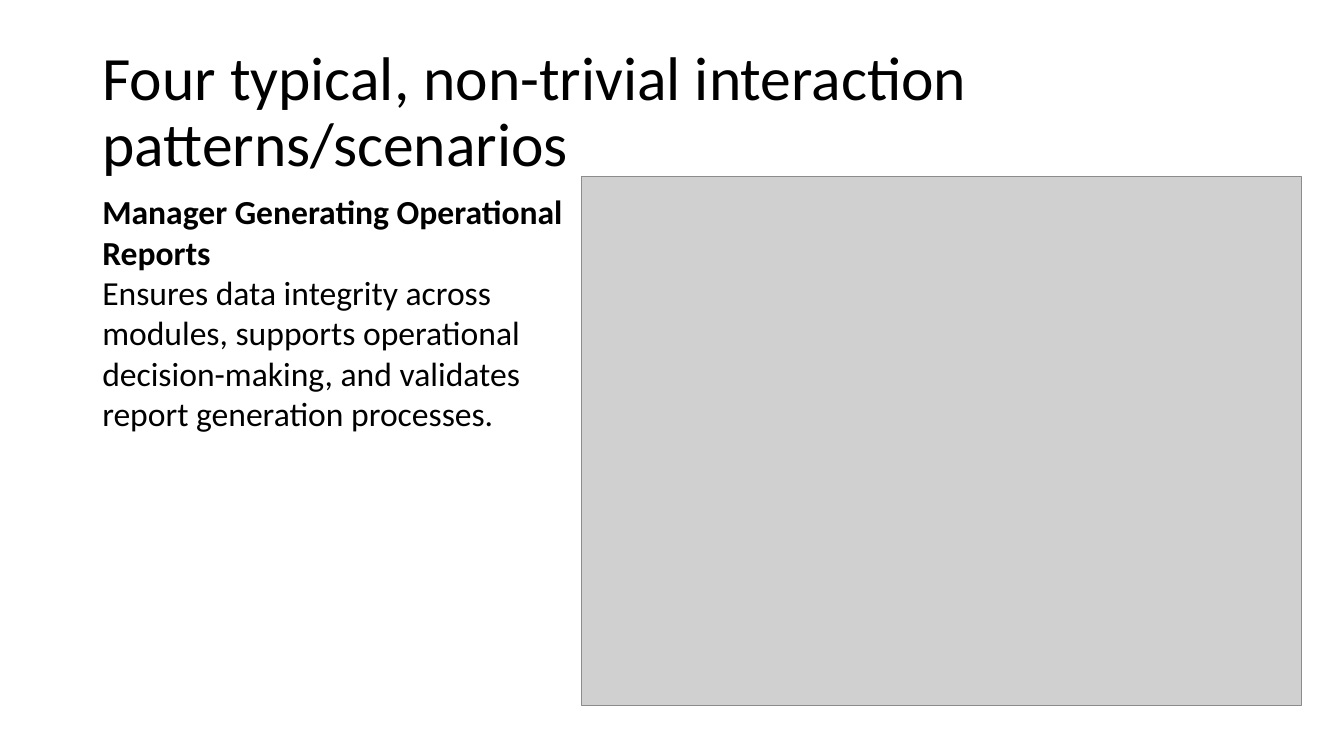
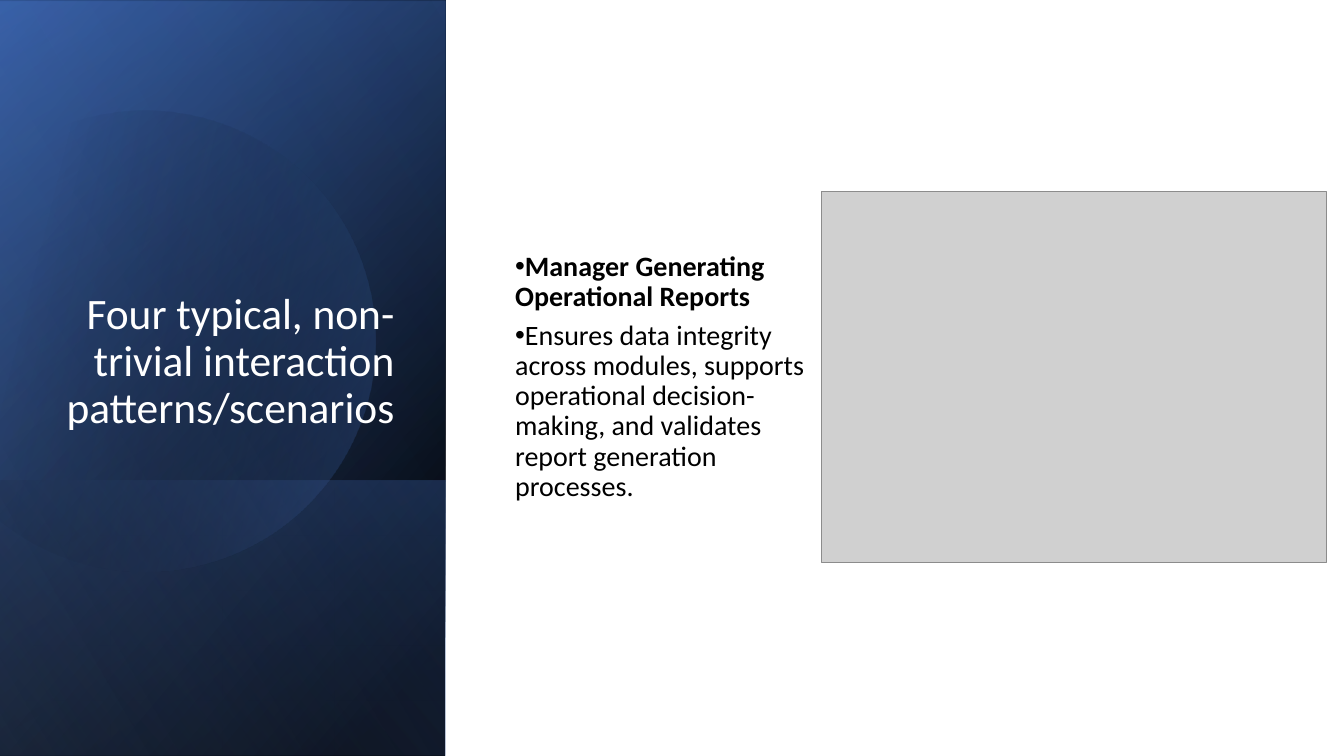
Before and after one commit to CheetoBuri/SE_SmartRide, a slide deck: slide 29 of 523K0010_523K0013.pptx. Drawn at 1344x756 pixels with LibreOffice and Linux fonts; fonts in the diff are those of the drawing; grey boxes stand for pictures. Boxes give left, top, right and bottom in pixels: in the first picture for what was removed or moved away, otherwise in the second. Text is boxed around its words. In the diff, an @@ line names an element or a change of style, - is before the commit and + after.

```diff
--- a/523K0010_523K0013.pptx
+++ b/523K0010_523K0013.pptx
@@ rectangle added at [0,0,446,756], fill gradient #000000 to #2F5597 @@
@@ rectangle added at [0,1,446,756], fill gradient #000000 to #4472C4 @@
@@ rectangle added at [0,0,446,755], fill gradient #000000 to #8FAADC @@
@@ freeform shape added at [0,56,431,618], fill gradient #000000 to #4472C4 @@
@@ title "Four typical, non-trivial interaction patterns/scenarios": place and size @@
-title "Four typical, non-trivial interaction patterns/scenarios" at [102,57,966,176]
+title "Four typical, non-trivial interaction patterns/scenarios" at [67,299,395,430]
@@ title "Four typical, non-trivial interaction patterns/scenarios" at [67,299,395,430]: size 44 to 31 pt, text colour #000000 to #FFFFFF; alignment left to right; vertical alignment middle to bottom @@
@@ text "Manager Generating Operational Reports": place and size @@
-text "Manager Generating Operational Reports" at [102,200,563,432]
+text "Manager Generating Operational Reports" at [515,256,804,501]
@@ text "Manager Generating Operational Reports" at [515,256,804,501]: size 24 to 20 pt; bullet none to •; line spacing 1 to 0.9; more space between paragraphs; vertical alignment top to middle @@
@@ picture: place and size @@
-picture at [582,176,1302,706]
+picture at [822,192,1326,563]
@@ rectangle added at [0,480,446,756], fill gradient #4472C4 to #000000 @@
```
Also in this commit, not shown: 29 other slides changed.
